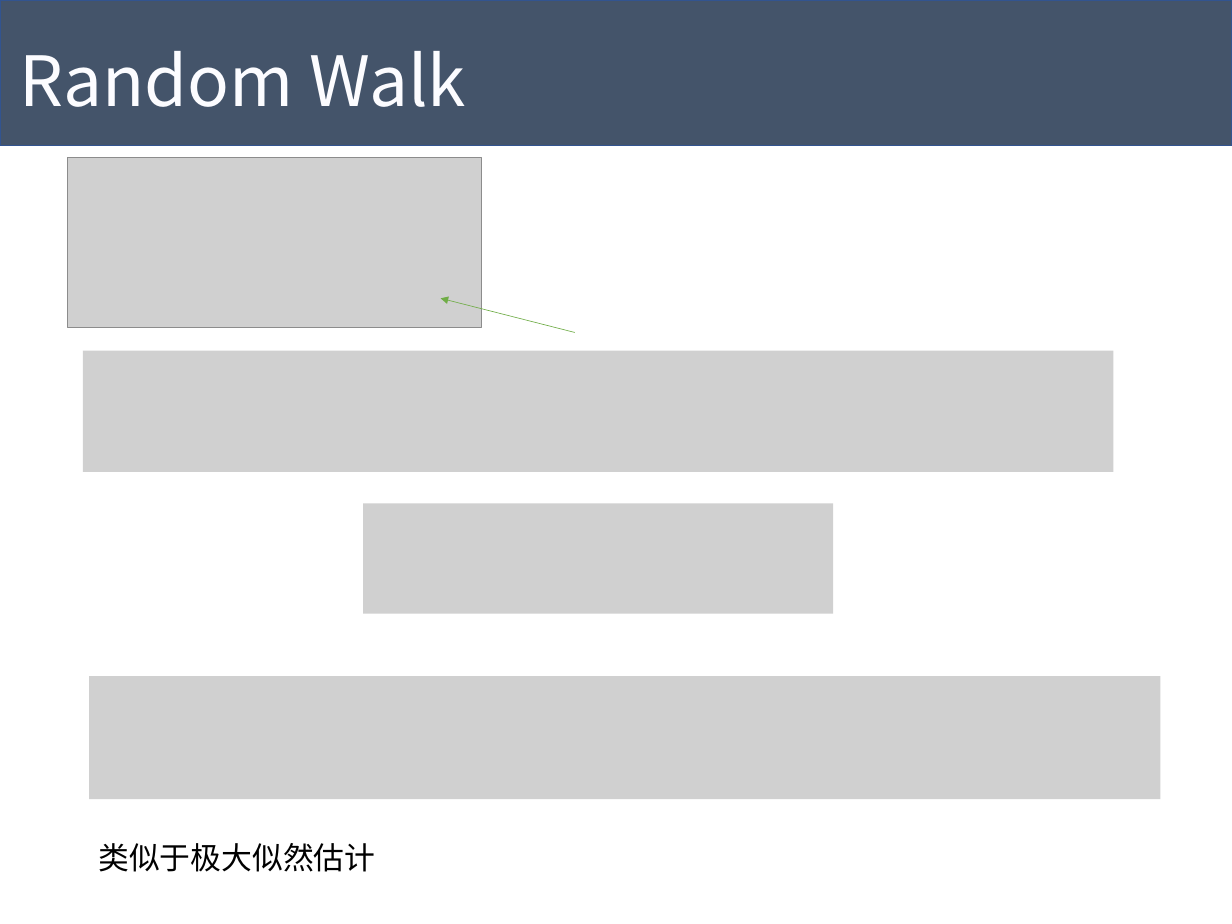
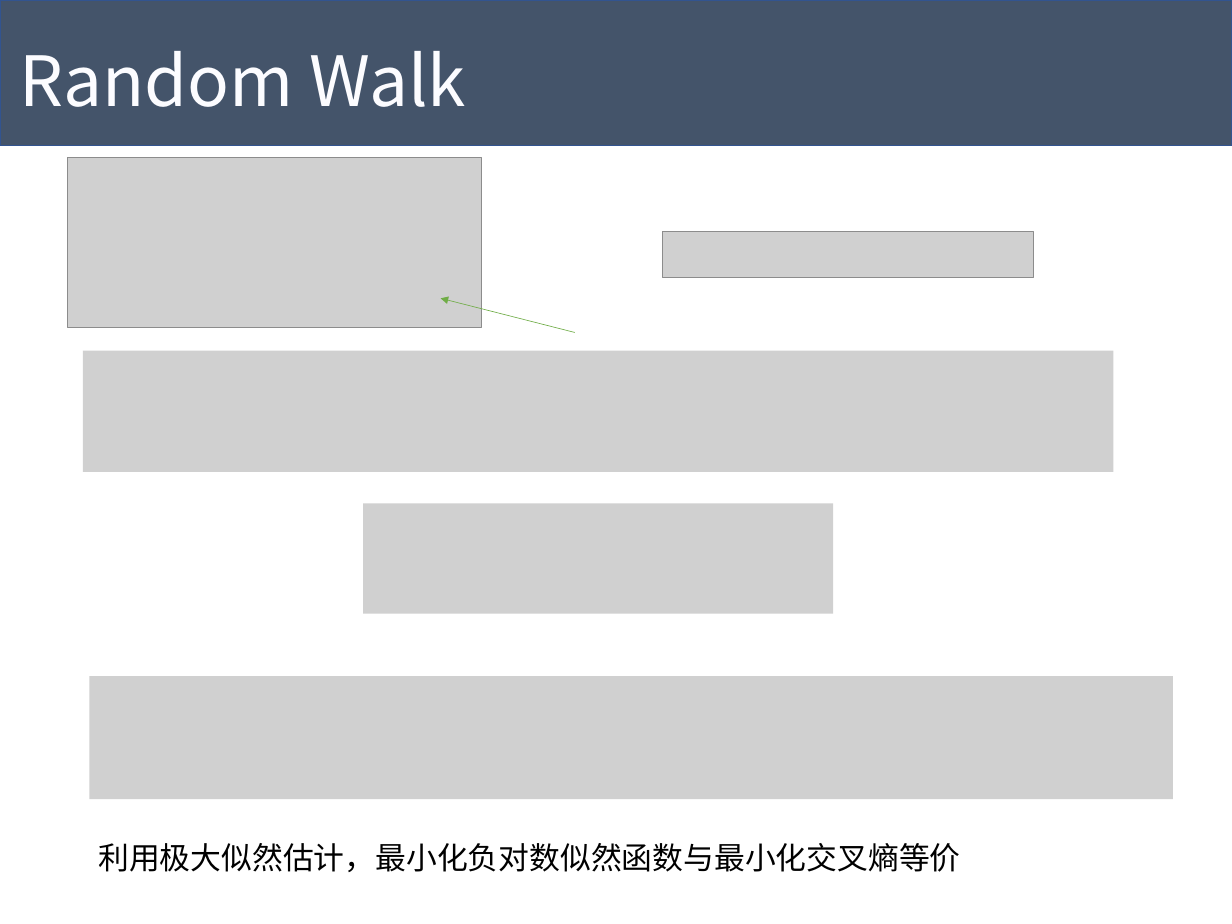
Before and after one commit to Tigerrr07/GNN-tiger, a slide deck: slide 6 of GE.pptx. Drawn at 1232x924 pixels with LibreOffice and Linux fonts; fonts in the diff are those of the drawing; grey boxes stand for pictures. Boxes give left, top, right and bottom in pixels: in the first picture for what was removed or moved away, otherwise in the second. Text is boxed around its words. In the diff, an @@ line names an element or a change of style, - is before the commit and + after.

```diff
--- a/GE.pptx
+++ b/GE.pptx
@@ picture added at [663,231,1033,277] @@
@@ picture: place and size @@
-picture at [90,677,1161,799]
+picture at [90,677,1174,799]
@@ text at [98,843,960,872]: text changed @@
-类似于极大似然估计
+利用极大似然估计，最小化负对数似然函数与最小化交叉熵等价
```
Also in this commit, not shown: 1 other slide changed, 9 slides removed, 1 other file.
